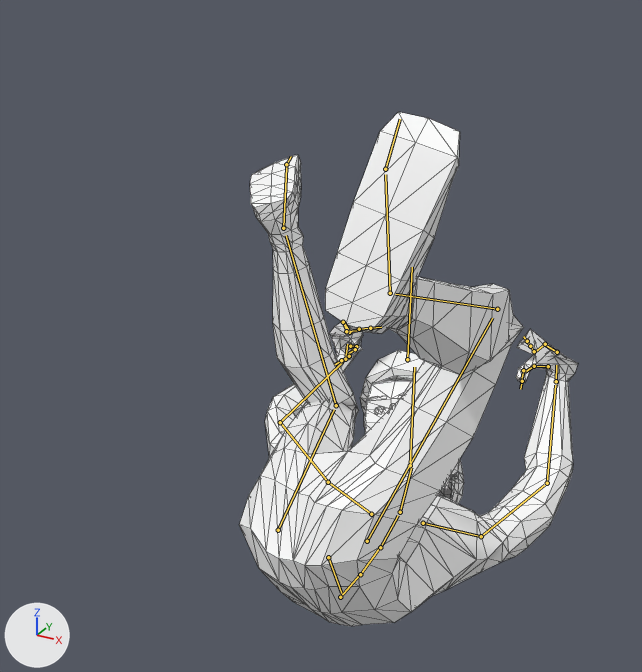
Two versions of the glTF model assets/models/characters/npc_man.glb, one commit apart.
Camera for both pictures: a 50 mm lens placed at (1.7, -4.2, 3.64), pointed at (-0.28, -0.61, 1.85). Every picture has the same lights, and +X, +Y and +Z are marked at lower left. The older version comes first. Both versions are drawn at frame 7 of the action 'roll'; the numbers are the values there. The bones that change, and the others that lie on the model, are drawn over the model as lines. Mesh edges are drawn as thin lines.

The first picture shows 'Man1.009_Cube.003', 'ManHair1.001'.
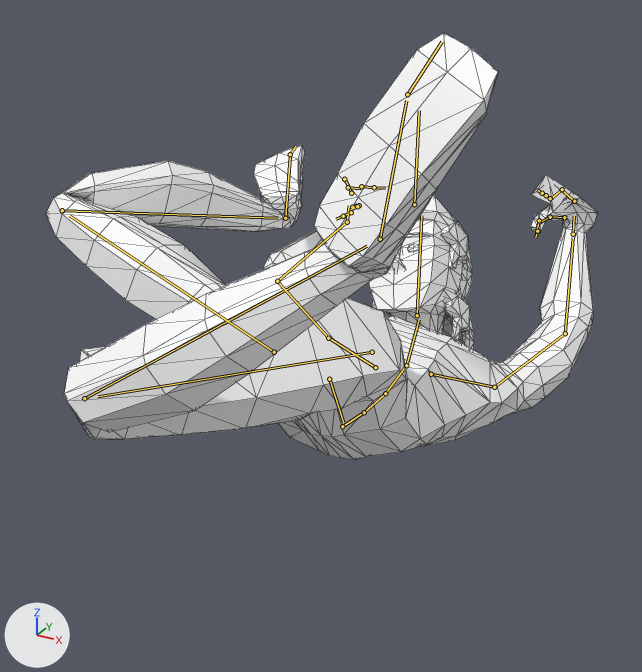
The edits, one by one:
Bone 'mixamorig:Hips' (bone_mixamorig_hips) moves from (0.0, -1.89, 0.96) to (0.0, -0.95, 0.96).
Bone 'mixamorig:LeftUpLeg' (bone_mixamorig_leftupleg) turns from (42, -13, 20) to (-63, -25, -15) degrees about its own x, y and z.
Bone 'mixamorig:LeftLeg' (bone_mixamorig_leftleg) turns from (-97, 0, -2) to (97, -67, 29) degrees about its own x, y and z.
Bone 'mixamorig:LeftFoot' (bone_mixamorig_leftfoot) turns from (-5, 2, -5) to (-97, -48, 19) degrees about its own x, y and z.
Bone 'mixamorig:RightUpLeg' (bone_mixamorig_rightupleg) turns from (97, 13, 6) to (10, 66, -40) degrees about its own x, y and z.
Bone 'mixamorig:RightLeg' (bone_mixamorig_rightleg) turns from (-93, 0, 2) to (21, -5, 131) degrees about its own x, y and z.
Bone 'mixamorig:RightFoot' (bone_mixamorig_rightfoot) turns from (-9, -5, -13) to (-142, -50, 52) degrees about its own x, y and z.

Location of each change, (x1, y1, x2, y2) in pixels of the pictures (642 x 672 px):
'Man1.009_Cube.003', posed (62% wider, 17% shorter)
    before: (239, 112, 578, 626)
    after: (46, 33, 597, 459)
'ManHair1.001', posed
    before: (439, 459, 464, 504)
    after: (371, 291, 474, 350)
bone 'mixamorig:Hips', root to tip
    before: (328, 557) to (341, 593)
    after: (329, 379) to (343, 422)
bone 'mixamorig:LeftUpLeg', root to tip
    before: (367, 541) to (492, 318)
    after: (372, 352) to (98, 396)
bone 'mixamorig:LeftLeg', root to tip
    before: (497, 309) to (395, 294)
    after: (84, 398) to (367, 246)
bone 'mixamorig:LeftFoot', root to tip
    before: (390, 293) to (385, 174)
    after: (380, 239) to (406, 100)
bone 'mixamorig:RightUpLeg', root to tip
    before: (278, 530) to (334, 409)
    after: (274, 352) to (69, 215)
bone 'mixamorig:RightLeg', root to tip
    before: (336, 405) to (286, 235)
    after: (62, 210) to (278, 218)
bone 'mixamorig:RightFoot', root to tip
    before: (283, 228) to (286, 167)
    after: (285, 218) to (290, 157)
